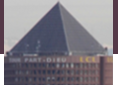
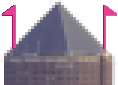
Two versions of the same layered image (w=118, h=85). Layer-by-layer changes:
removed layer "Pasted Layer" over [4, 0, 113, 85]
painted on "pipe-end-bottom.png" over [0, 0, 118, 85]
